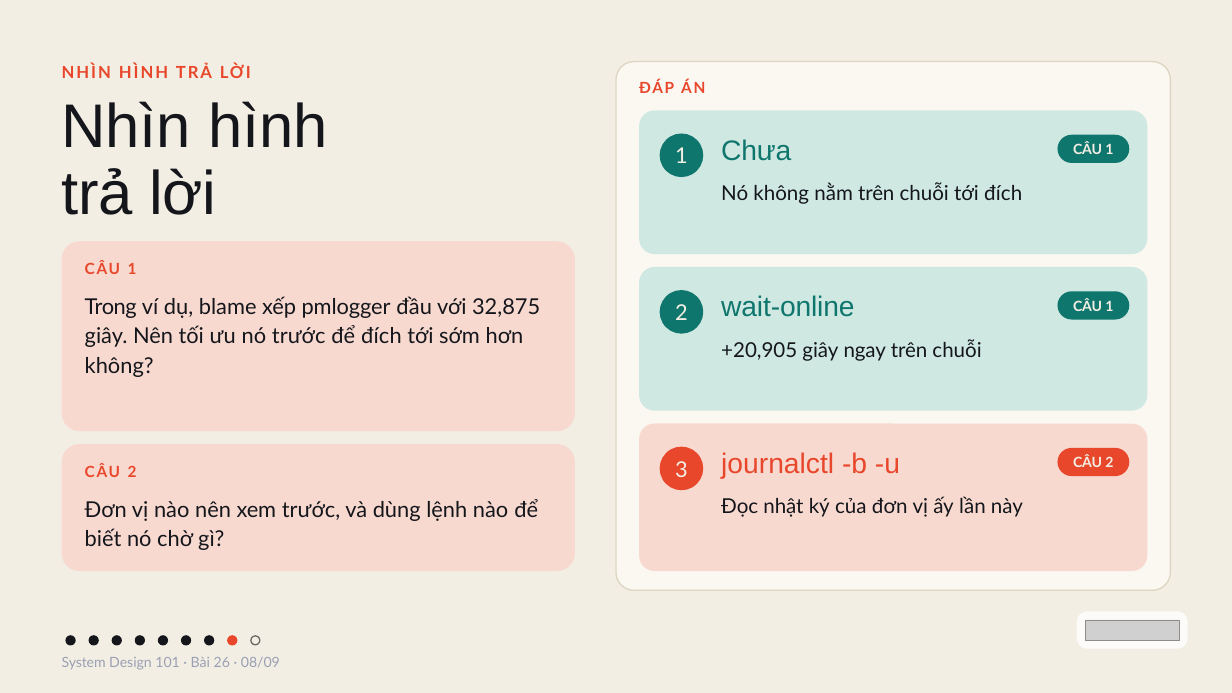
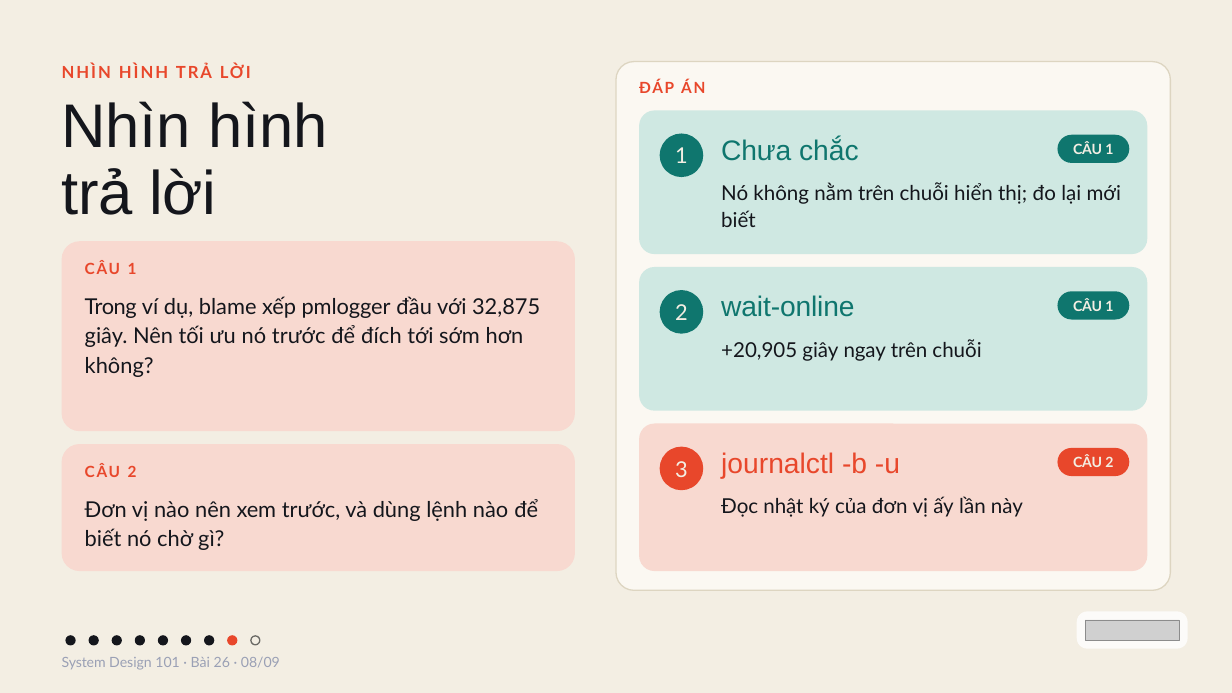
Before and after one commit to vohoailinh90/tool-marketing-studio, a slide deck: slide 8 of system-design-101/vi/lessons/sd-10-026/slides/sd-10-026.pptx. Drawn at 1232x693 pixels with LibreOffice and Linux fonts; fonts in the diff are those of the drawing; grey boxes stand for pictures. Boxes give left, top, right and bottom in pixels: in the first picture for what was removed or moved away, otherwise in the second. Text is boxed around its words. In the diff, an @@ line names an element or a change of style, - is before the commit and + after.

```diff
--- a/system-design-101/vi/lessons/sd-10-026/slides/sd-10-026.pptx
+++ b/system-design-101/vi/lessons/sd-10-026/slides/sd-10-026.pptx
@@ text at [721,138,859,161]: text changed @@
-Chưa
+Chưa chắc
@@ text at [721,182,1121,227]: text changed @@
-Nó không nằm trên chuỗi tới đích
+Nó không nằm trên chuỗi hiển thị; đo lại mới biết
```
Also in this commit, not shown: 1 other slide changed, 1 other file.
